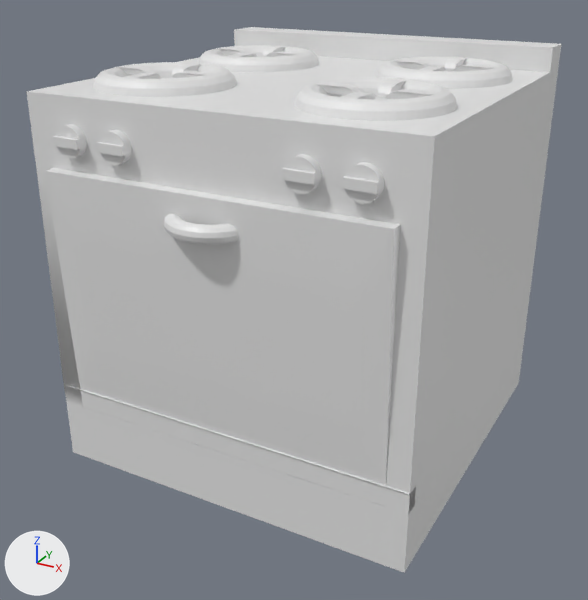
The FBX model Assets/Meshes/CookingStove.fbx as it was, and as the next commit left it.
Both versions are drawn from a 50 mm camera at (6.47, -12.11, 10.13) aimed at (-0.01, -0.33, 4.24). The lights are fixed; the arrows at lower left show +X, +Y and +Z. Vertices at the same position are counted once.
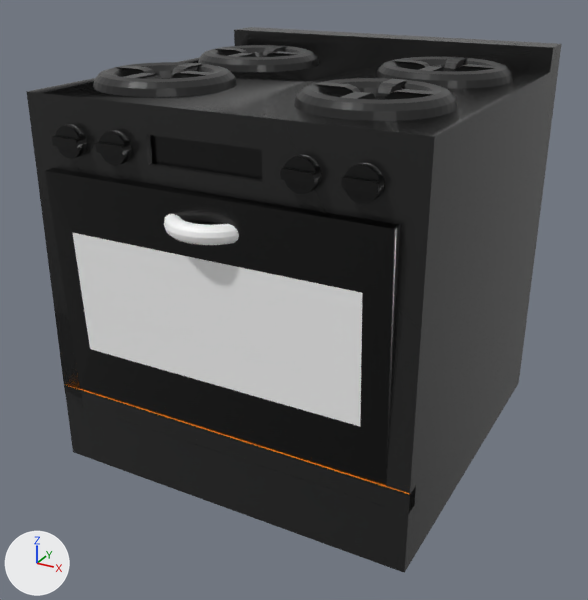
The change, as a list of edits to the scene's bpy script:
```text
Change mat_material_004:
    mat_material_004.base_color: (0.8, 0.8, 0.8) -> (0.0, 0.0, 0.0)  # white #e7e7e7 -> black #000000
Change mat_material_005:
    mat_material_005.base_color: (0.8, 0.8, 0.8) -> (0.0, 0.0, 0.0)  # white #e7e7e7 -> black #000000
Change mat_material_002:
    mat_material_002.base_color: (0.8, 0.8, 0.8) -> (0.0, 0.0, 0.0)  # white #e7e7e7 -> black #000000
Add mat_material:
    mat_material = principled_material('Material')
    mat_material.base_color = (0.0147, 0.0147, 0.0147)  # black #202020
    mat_material.roughness = 0.24
Add mat_material_006:
    mat_material_006 = principled_material('Material.006')
    mat_material_006.base_color = (0.8, 0.248, 0.0)  # orange #e78800
    mat_material_006.roughness = 1.0
Add mat_material_003:
    mat_material_003 = principled_material('Material.003')
    mat_material_003.base_color = (1.0, 1.0, 1.0)  # white #ffffff
    mat_material_003.roughness = 0.102
Change me_torus:
    used by ob_torus; location = (-0.02, -2.59, 6.5)
    remove me_torus.from_pydata(...)  # 2153 vertices, 1767 faces; spans x -3.28..3.68, y -0.86..6.29, z -5.06..1.95
    add me_torus.from_pydata(...)  # 2172 vertices, 1785 faces; spans x -3.28..3.33, y -0.86..6.29, z -5.06..1.95
    me_torus part 1
    190 faces are deleted
    3 vertices move from x -2.91..3.68, y -0.3..-0.29, z -3.64 to x -2.91..3.33, y -0.3..-0.29, z -3.64..-3.61
    4 vertices are added at (-1.01, -0.19, 1.1), (-1.01, -0.19, 0.66), (0.93, -0.19, 0.66), (0.93, -0.19, 1.1)
    8 new vertices lie (0.0, 0.37, 0.0) away from vertices in x -3.28..3.32, y -0.3, z -5.06..1.53
    7 new vertices lie (0.0, 0.0, -5.16) away from vertices in x -2.9..2.95, y -0.3..5.63, z 1.53
    26 new faces join them, mat_material (black #202020)
    180 new faces join them, mat_material_002 (black #000000)
    1 new face joins them, mat_material_005 (black #000000)
    1 new face joins them, mat_material_004 (black #000000)
    me_torus part 2: 184 faces spanning x -2.65..2.71, y -0.51..-0.26, z 0.61..1.11 switch from mat_material_001 (white #e7e7e7) to mat_material_002 (black #000000)
    me_torus part 3: 1280 faces spanning x -2.94..3.01, y 0.12..5.28, z 1.53..1.75 switch from mat_material_001 (white #e7e7e7) to mat_material_007 (black #222222)
    me_torus part 4: 80 faces spanning x -3.28..3.33, y -0.48..6.29, z -5.06..1.95 switch from mat_material_004 (white #e7e7e7) to mat_material (black #202020)
    me_torus part 5: 1 face spanning x -2.91..2.95, y -0.48..-0.25, z 0.37..0.38 switches from mat_material_005 (white #e7e7e7) to mat_material_004 (black #000000)
    me_torus part 6: 1 face spanning x -2.5..2.53, y -0.46..-0.36, z -2.69..-0.58 switches from mat_material_005 (white #e7e7e7) to mat_material_003 (white #ffffff)
    me_torus part 7: 4 faces spanning x -2.91..2.94, y -0.48..-0.29, z -3.64..0.37 switch from mat_material_002 (white #e7e7e7) to mat_material_005 (black #000000)
    me_torus part 8: 3 faces spanning x -3.26..3.31, y -0.32..6.27, z -3.61 switch from mat_material_007 (white #e7e7e7) to mat_material_006 (orange #e78900)
    add me_torus.materials.append(mat_material_003)  # white #ffffff
```

Changed parts and their boxes [x1, y1, x2, y2] in the pictures (588 x 600 px; the box of a moved part takes in the faces that stretch with it):
'Torus', recoloured, reshaped
    both: [26, 27, 561, 573]
part 1 of me_torus, moved or reshaped
    before: [99, 96, 503, 573]
    after: [80, 96, 503, 573]
part 2 of me_torus, recoloured (white to black)
    both: [52, 124, 384, 204]
part 3 of me_torus, recoloured
    both: [93, 45, 513, 121]
part 4 of me_torus, recoloured (white to black)
    both: [26, 27, 561, 572]
part 5 of me_torus, recoloured (white to black)
    both: [46, 168, 393, 229]
part 6 of me_torus, recoloured
    both: [73, 233, 362, 426]
part 7 of me_torus, recoloured (white to black)
    both: [45, 171, 394, 485]
part 8 of me_torus, recoloured (white to orange)
    both: [70, 386, 409, 494]
